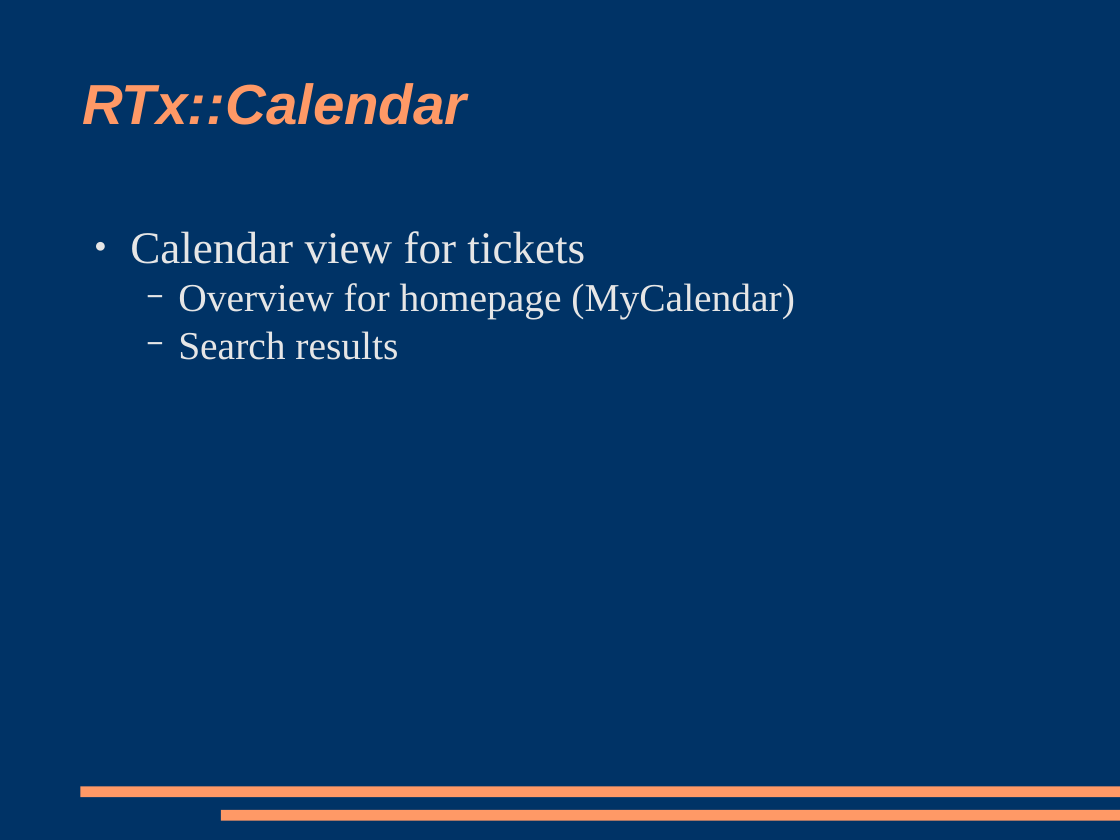
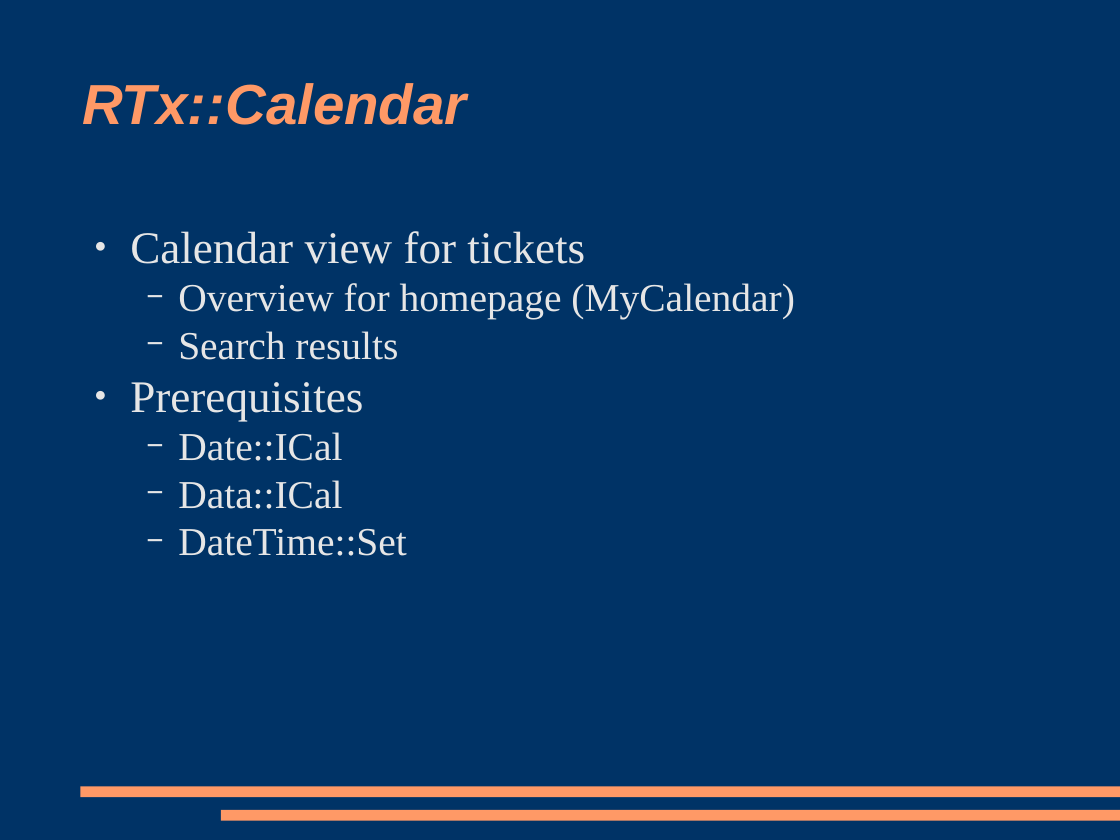
Before and after one commit to racke/Presentations, a slide deck: slide 12 of yapc2009/rt38.odp (slide 14 before the commit). Drawn at 1120x840 pixels with LibreOffice and Linux fonts; fonts in the diff are those of the drawing. Boxes give left, top, right and bottom in pixels: in the first picture for what was removed or moved away, otherwise in the second. Text is boxed around its words. In the diff, an @@ line names an element or a change of style, - is before the commit and + after.

```diff
--- a/yapc2009/rt38.odp
+++ b/yapc2009/rt38.odp
@@ text at box(130, 382, 407, 556): paragraphs added @@
+● Prerequisites
+  − Date::ICal
+  − Data::ICal
+  − DateTime::Set
```
Also in this commit, not shown: 11 other slides changed, 7 slides added, 4 slides removed.
